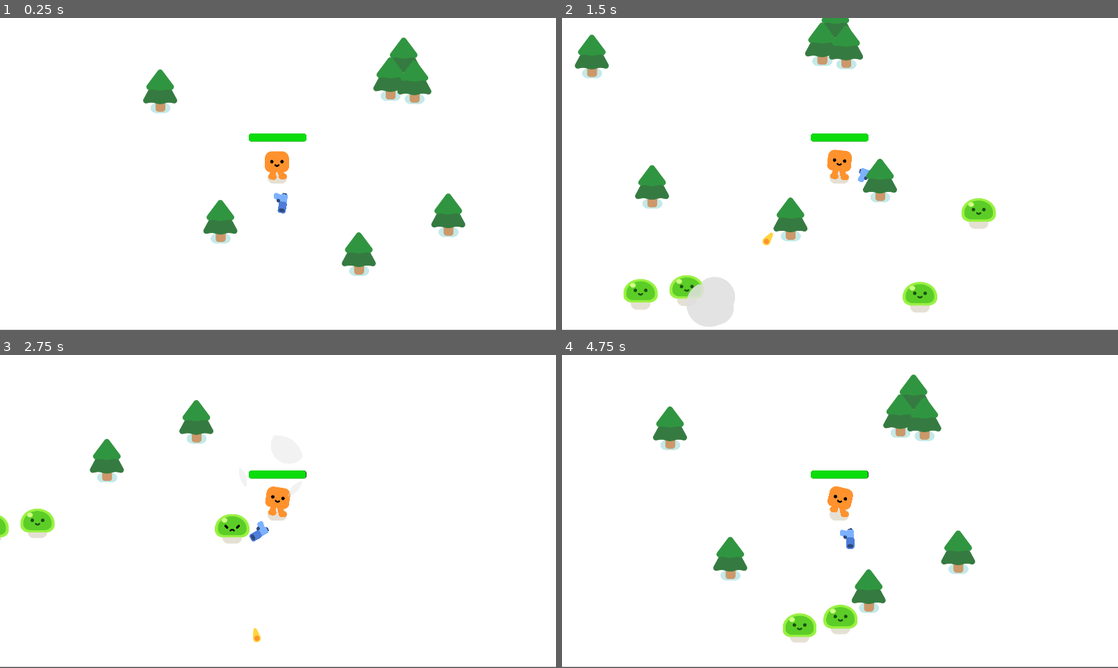
Above: before the commit, frames 1-4 (two rows, left to right).
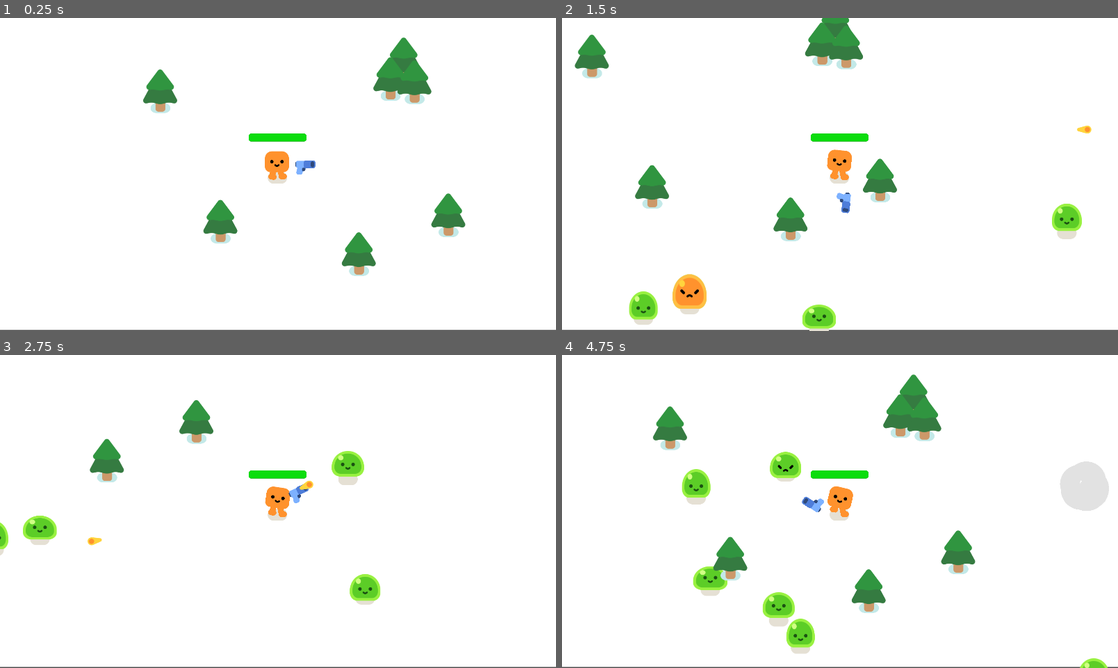
Above: after the commit, the same moments.

Repository: ryguyroberts/2DVampSurv
Game: Godot game, scene res://survivors_game.tscn
Same seed, same stepped clock (60 frames per second), same inputs: the game is played once before the commit and once after it.
Inputs:
- Up to frame 1 (0.25 s): no input
- Up to frame 2 (1.5 s): hold D (move_right) 0.53-1.28 s; hold S (move_down) from 1.28 s (still down)
- Up to frame 3 (2.75 s): release S (move_down) at 2.03 s; hold D (move_right) from 2.03 s (still down)
- Up to frame 4 (4.75 s): release D (move_right) at 2.78 s; hold W (move_up) 2.78-3.53 s; hold A (move_left) from 3.53 s (still down)

The runs differ from the first frame. In frame 1, 0.2% of the frame differs, in the area x 49-57%, y 45-63%; in frame 2, 4.3%, in the area x 11-96%, y 34-100%; in frame 3, 2.4%; in frame 4, 4.2%.

Commit message:
add game over screen

Diff:
--- a/survivors_game.gd
+++ b/survivors_game.gd
@@ -1,11 +1,4 @@
 extends Node2D
-
-func _ready():
-	spawn_mob()
-	spawn_mob()
-	spawn_mob()
-	spawn_mob()
-	spawn_mob()
 
 
 func spawn_mob():
@@ -13,3 +6,12 @@
 	%PathFollow2D.progress_ratio = randf()
 	new_mob.global_position = %PathFollow2D.global_position
 	add_child(new_mob)
+
+
+func _on_timer_timeout():
+	spawn_mob()
+
+
+func _on_player_health_depleted():
+	$GameOver.visible = true
+	get_tree().paused = true
--- a/survivors_game.tscn
+++ b/survivors_game.tscn
@@ -26,6 +26,15 @@
 [node name="Player" parent="." instance=ExtResource("1_tl31v")]
 position = Vector2(944, 503)
 
+[node name="Path2D" type="Path2D" parent="Player"]
+position = Vector2(-944, -503)
+curve = SubResource("Curve2D_6ouhb")
+
+[node name="PathFollow2D" type="PathFollow2D" parent="Player/Path2D"]
+unique_name_in_owner = true
+position = Vector2(-103, -159)
+rotation = -0.005647
+
 [node name="PineTrees" type="Node" parent="."]
 
 [node name="PineTree" parent="PineTrees" instance=ExtResource("2_hpjnk")]
@@ -49,10 +58,37 @@
 [node name="PineTree7" parent="PineTrees" instance=ExtResource("2_hpjnk")]
 position = Vector2(1221, 835)
 
-[node name="Path2D" type="Path2D" parent="."]
-curve = SubResource("Curve2D_6ouhb")
+[node name="Timer" type="Timer" parent="."]
+wait_time = 0.3
+autostart = true
 
-[node name="PathFollow2D" type="PathFollow2D" parent="Path2D"]
+[node name="GameOver" type="CanvasLayer" parent="."]
 unique_name_in_owner = true
-position = Vector2(-103, -159)
-rotation = -0.005647
+visible = false
+
+[node name="ColorRect" type="ColorRect" parent="GameOver"]
+anchors_preset = 15
+anchor_right = 1.0
+anchor_bottom = 1.0
+grow_horizontal = 2
+grow_vertical = 2
+color = Color(0, 0, 0, 0.698039)
+
+[node name="Label" type="Label" parent="GameOver/ColorRect"]
+layout_mode = 1
+anchors_preset = 8
+anchor_left = 0.5
+anchor_top = 0.5
+anchor_right = 0.5
+anchor_bottom = 0.5
+offset_left = -43.5
+offset_top = -11.5
+offset_right = 43.5
+offset_bottom = 11.5
+grow_horizontal = 2
+grow_vertical = 2
+theme_override_font_sizes/font_size = 156
+text = "Game Over"
+
+[connection signal="health_depleted" from="Player" to="." method="_on_player_health_depleted"]
+[connection signal="timeout" from="Timer" to="." method="_on_timer_timeout"]
